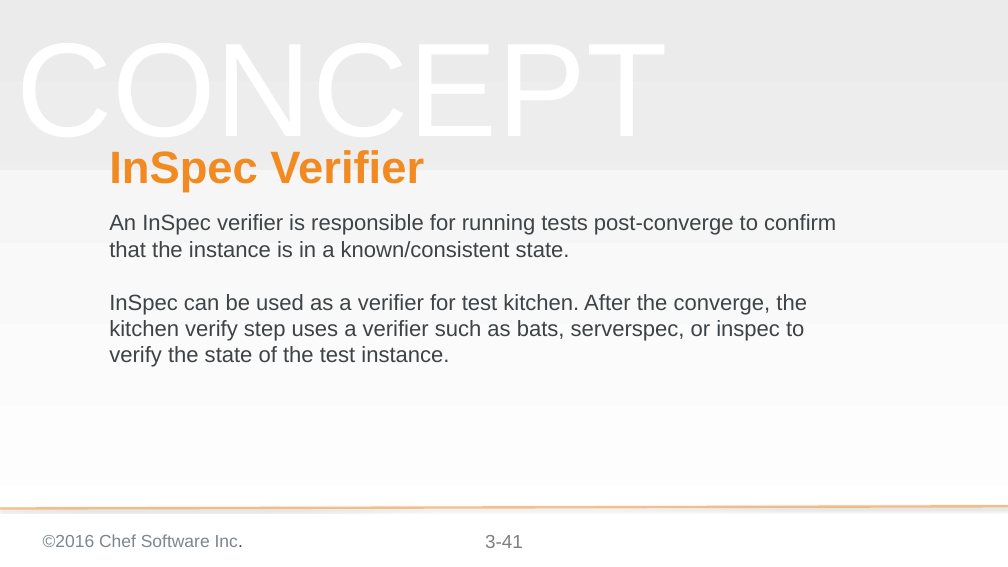
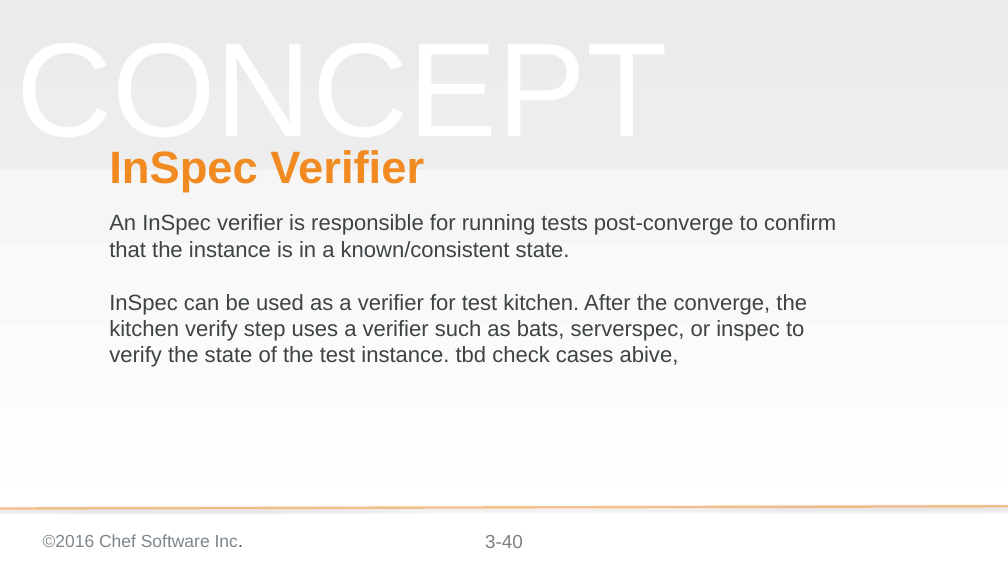
Before and after one commit to bchamby/chef-compliance-installation-configuration-operation, a slide deck: slide 40 of 03-initial-configuration-scans.pptx (slide 41 before the commit). Drawn at 1008x567 pixels with LibreOffice and Linux fonts; fonts in the diff are those of the drawing; background and template pictures are left out. Boxes give left, top, right and bottom in pixels: in the first picture for what was removed or moved away, otherwise in the second. Text is boxed around its words. In the diff, an @@ line names an element or a change of style, - is before the commit and + after.

```diff
--- a/03-initial-configuration-scans.pptx
+++ b/03-initial-configuration-scans.pptx
@@ subtitle at box(109, 294, 807, 367): text changed @@
-InSpec can be used as a verifier for test kitchen. After the converge, the kitchen verify step uses a verifier such as bats, serverspec, or inspec to verify the state of the test instance.
+InSpec can be used as a verifier for test kitchen. After the converge, the kitchen verify step uses a verifier such as bats, serverspec, or inspec to verify the state of the test instance. tbd check cases abive,
@@ page number at box(485, 535, 523, 548): text changed @@
-3-41
+3-40
```
Also in this commit, not shown: 9 other slides changed, 1 slide added, 2 slides removed.
